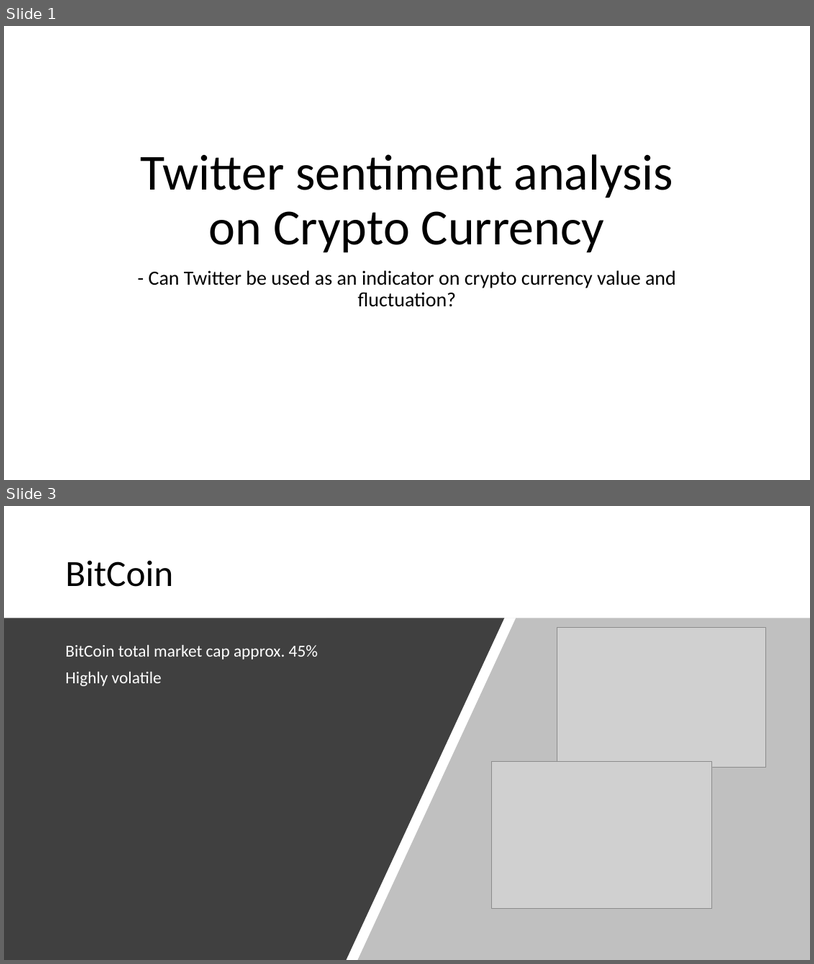
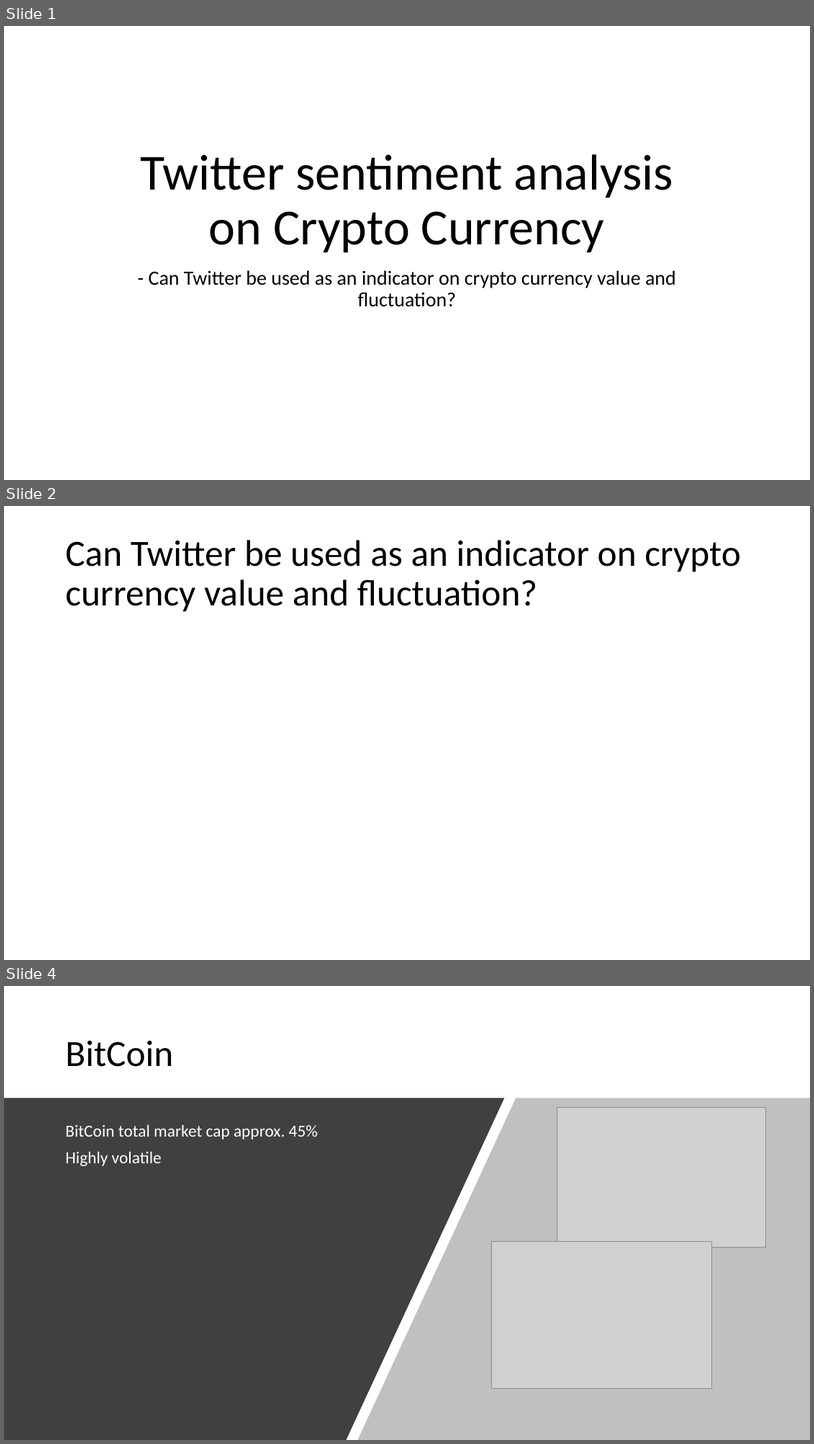
Before and after one commit to Erik-AR/cryptoproject, a slide deck: presentation cyptoproject.pptx. Shown one above the other, each under a label of ours: slides 1 and 3 before the commit, slides 1, 2 and 4 after it; the slides between them are not shown. The pictures are 814x964 and 814x1444 pixels, drawn with LibreOffice and Linux fonts; fonts in the diff are those of the drawing; grey boxes stand for pictures. Boxes give left, top, right and bottom in pixels: in the first picture for what was removed or moved away, otherwise in the second. Text is boxed around its words. In the diff, an @@ line names an element or a change of style, - is before the commit and + after.

```diff
--- a/presentation cyptoproject.pptx
+++ b/presentation cyptoproject.pptx
@@ slide 2 added at (4,506,810,960), background #FFFFFF @@
@@ title added at (65,540,741,612), 44 pt, text #000000 @@
+Can Twitter be used as an indicator on crypto currency value and fluctuation?
@@ what was slide 3 is now slide 4 @@
```
Also in this commit, not shown: 2 slides changed, 1 other slide added, 5 other files.
